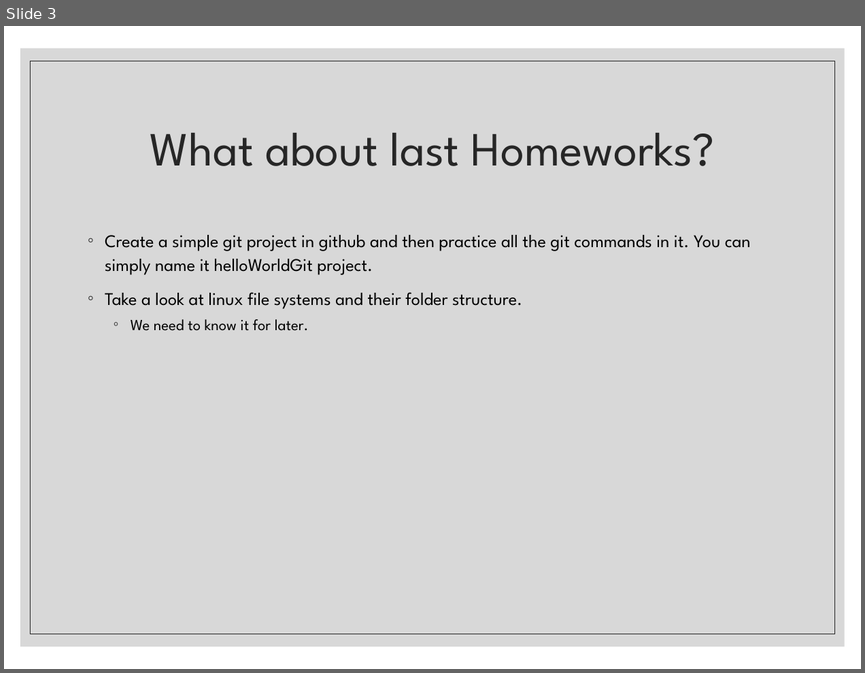
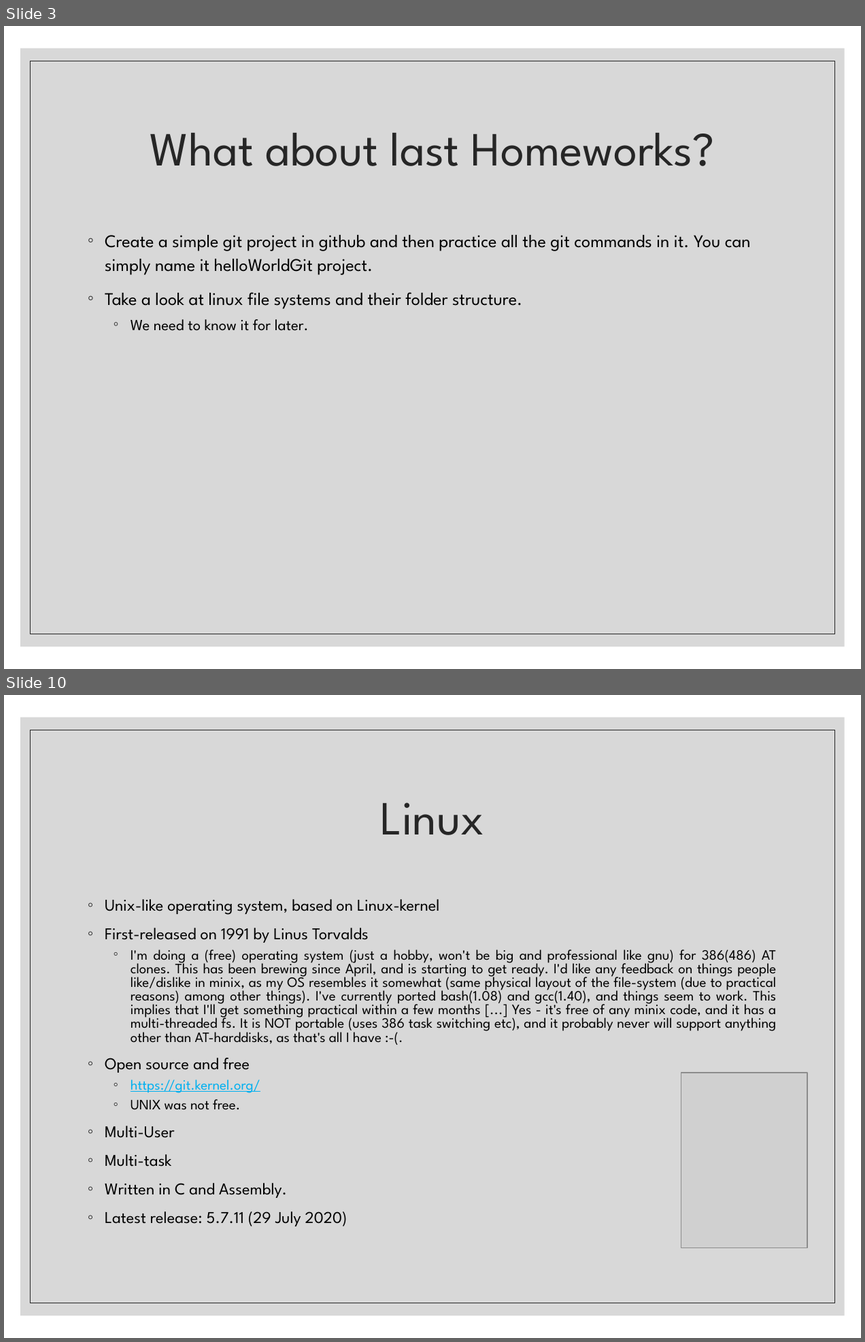
Before and after one commit to mostafa8026/ComputerProgramming-Basics, a slide deck: 02 - Linux 1.pptx. Shown one above the other, each under a label of ours: slide 3 before the commit, slides 3 and 10 after it; the slides between them are not shown. The pictures are 865x673 and 865x1342 pixels, drawn with LibreOffice and Linux fonts; fonts in the diff are those of the drawing; grey boxes stand for pictures. Boxes give left, top, right and bottom in pixels: in the first picture for what was removed or moved away, otherwise in the second. Text is boxed around its words. In the diff, an @@ line names an element or a change of style, - is before the commit and + after.

Commit message:
feat: 🎸 new lecture has been added

```diff
--- a/02 - Linux 1.pptx
+++ b/02 - Linux 1.pptx
@@ slide 10 added at bbox=[4, 695, 861, 1338], background #FFFFFF; not listed: 2 template elements that a slide beside it also shows @@
@@ title added at bbox=[380, 802, 484, 835], 40 pt, text #262626 @@
+Linux
@@ text added at bbox=[105, 899, 776, 1226], 12 pt, text #000000 @@
+◦ Unix-like operating system, based on Linux-kernel
+◦ First-released on 1991 by Linus Torvalds
+  ◦ I'm doing a (free) operating system (just a hobby, won't be big and professional like gnu) for 386(486) AT clones. This has been brewing since April, and is starting to get ready. I'd like any feedback on things people like/dislike in minix, as my OS resembles it somewhat (same physical layout of the file-system (due to practical reasons) among other things). I've currently ported bash(1.08) and gcc(1.40), and things seem to work. This implies that I'll get something practical within a few months [...] Yes - it's free of any minix code, and it has a multi-threaded fs. It is NOT portable (uses 386 task switching etc), and it probably never will support anything other than AT-harddisks, as that's all I have :-(.
+◦ Open source and free
+  ◦ https://git.kernel.org/
+  ◦ UNIX was not free.
+◦ Multi-User
+◦ Multi-task
+◦ Written in C and Assembly.
+◦ Latest release: 5.7.11 (29 July 2020)
@@ picture added at bbox=[681, 1073, 807, 1249] @@
```
Also in this commit, not shown: 1 slide changed, 10 other slides added, 1 other file.
